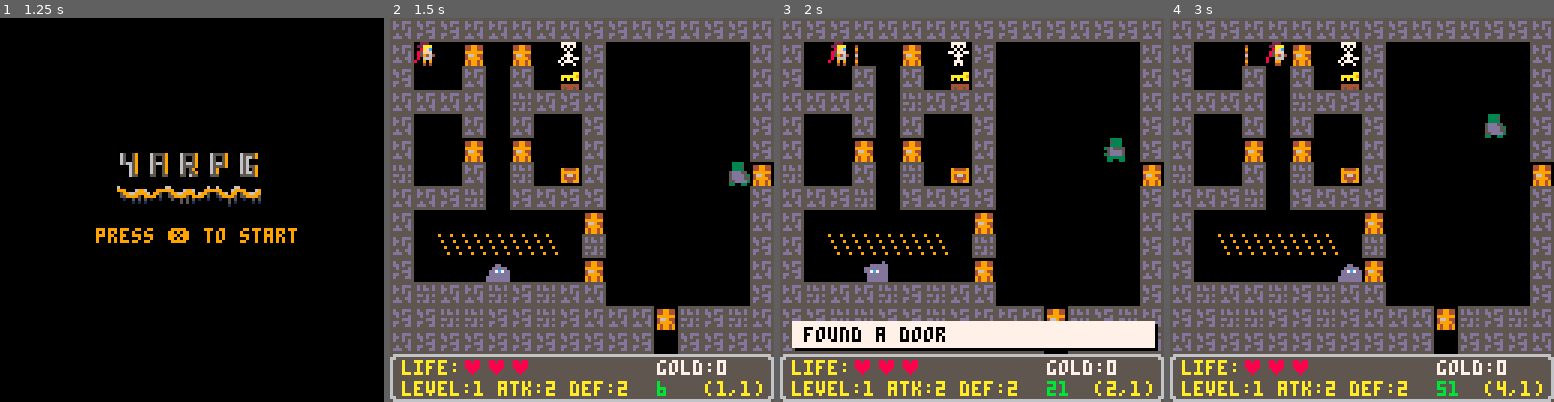
Above: before the commit, frames 1-4 (left to right).
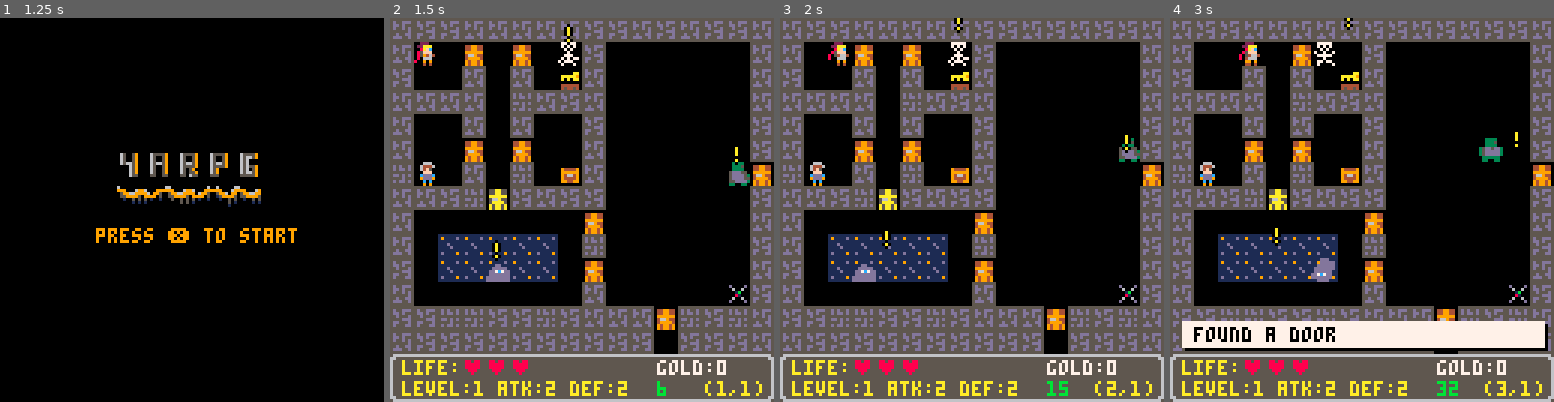
Above: after the commit, the same moments.

Repository: lauripaulo/pico8-games
Game: PICO-8 cartridge carts/yarpg/yarpg.p8
The game is run twice, just before and just after one commit, with the same random seed, the same clock (stepped at 60 frames per second) and the same inputs.
Inputs:
- Up to frame 1 (1.25 s): tap X (X key) at 0.33, 1.07 s
- Up to frame 2 (1.5 s): no input
- Up to frame 3 (2 s): hold Right from 1.6 s (still down); tap X (X key) at 1.85 s
- Up to frame 4 (3 s): release Right at 2.1 s; hold Up 2.15-2.42 s; hold Right from 2.47 s (still down); tap X (X key) at 2.97 s

Frame 1 is identical in both runs. In frame 2, 7.0% of the frame differs, in the area x 6-93%, y 1-75%; in frame 3, 15%; in frame 4, 16%, in the area x 3-99%, y 0-99%.

Commit message:
Pathfinding start.

Diff:
--- a/carts/yarpg/yarpg.p8
+++ b/carts/yarpg/yarpg.p8
@@ -80,14 +80,16 @@
 	debug={}
 
 	-- events
-	panel={}
 	msgs={}
 	hits={}
 	flts={}
 	still={}
+
+	-- sprite animations
 	mspr={23,24,25,26}
 	dspr={11,12,13,14}
 	hspr={27,28,29,30}
+
 	printh("=-=-=-=-=-=-=")
 end
 -->8
@@ -210,6 +212,9 @@
 -->8
 -- common
 
+-- path finding
+pathstk={}
+
 -- change sprite
 function anispr(s)
  local num=count(s.sprs)
@@ -361,8 +366,8 @@
 	local atk=rollatk(obj)
 	local def=rolldef(target)
 	local result=atk-def
+	local colr,sprn=10,44
 	if result>=0 then
-		local colr,sprn=10,44
 		if target==me then
 			colr=8
 			sprn=43
@@ -400,6 +405,90 @@
 function rolldef(obj)
 	return d6(2)+obj.level+obj.defense
 end
+
+function newcell(_x,_y,_from)
+	return {
+		x=_x,
+		y=_y,
+		from=_from
+	}
+end
+
+-- ob: source obj
+-- tg: target obj
+-- depth: how deep to search
+function findpath(ob,tg,depth)
+	local found=nil
+	local visited={}
+	local numcells=0
+	local cr=nil
+	-- same location
+	if ob.mapx!=tg.mapx
+	and ob.mapy!=tg.mapy
+	then
+		-- initial cell
+		push(
+			pathstk,
+			newcell(ob.mapx,ob.mapy,nil)
+		)
+		printh(ob.name.." path:")
+		while found==nil or numcells<=depth do
+			cr=pop(pathstk)
+			if (cr==nill) break
+			add(visited,cr)
+			printh("->pop cr.x="..cr.x.."/cr.y="..cr.y.."/numcells="..numcells)
+			--
+			add(
+				debug,
+				{x1=cr.x*8,y1=cr.y*8,x2=cr.x*8+7,y2=cr.y*8+7}
+			)
+			--
+			local mx,my,flg=0,0,0
+			for ds in all(directions) do
+				-- adjacent cells
+				mx=cr.x+ds[1]
+				my=cr.y+ds[2]
+				printh("direction:("..ds[1]..","..ds[2]..")")
+				local ncl=newcell(mx,my,cr)
+				-- cell visted?
+				if not findtbl(visited,ncl) then
+					printh("->not visited.")
+					-- can move?
+					flg=fget(mget(mx,my),1)
+					print("->flg:"..b2s(flg))
+					if flg then
+						-- yes, can move!
+						printh("->can move.")
+						numcells+=1
+						if tg.mapx==mx
+						and tg.mapy==my then
+							--found target!
+							found=ncl
+							break
+						end
+							push(
+								pathstk,
+								ncl
+							)
+					end
+				end
+			end
+		end
+	end
+	if (found==nil) return nil
+	local path={}
+	while cr!=nill do
+		printh("->path step mapx:"..cr.x.."/mapy:"..cr.y)
+		add(path,
+			{
+				mx=cr.x,
+				my=cr.y
+			})
+		cr=cr.from
+	end
+	return path
+end
+
 -->8
 -- mobs
 
@@ -427,10 +516,13 @@
 	if state.spawmobs then
 		mob=newmob(7,1,"skeleton")
 		add(mobs,mob)
+		addflt(mob," !",10)
 		mob=newmob(4,10,"ooze")
 		add(mobs,mob)
+		addflt(mob," !",10)
 		mob=newmob(14,6,"zombie")
 		add(mobs,mob)
+		addflt(mob," !",10)
 		state.spawmobs=false
 	end
 end
@@ -456,6 +548,7 @@
 end
 
 function think(mob)
+	findpath(mob,me)
 	for ds in all(directions) do
 		mob.tomx=ds[1]+mob.mapx
 		mob.tomy=ds[2]+mob.mapy
@@ -670,7 +763,7 @@
 
 function draw_flts()
 	for fl in all(flts) do
-		printo(fl.txt,fl.x+2,fl.y,fl.colr)
+		printo(fl.txt,fl.x-2,fl.y,fl.colr)
 	end
 end
 
@@ -791,6 +884,38 @@
 	end
 	print(txt,x,y,colr)
 end
+-->8
+-- stack and queues
+-- https://www.lexaloffle.com/bbs/?tid=3389
+
+-- stack
+push=add
+
+function pop(stack)
+    local v = stack[#stack]
+    stack[#stack]=nil
+    return v
+end
+
+function pop_discard(stack)
+    stack[#stack]=nil
+end
+
+-- fifo
+enqueue=add
+
+function dequeue(queue)
+    local v = queue[1]
+    del(queue, v)
+    return v
+end
+
+function findtbl(tbl,ob)
+	for t in all(tbl) do
+		if (t==obj) return t
+	end
+	return nil
+end
 
 
 
@@ -921,7 +1046,7 @@
 
 
 __gff__
-0001000000000000000000000000000000010000000000000000000000000000000100000500090900000000000000000000000000000000000000000000000000000000000000000000000000000000000000000000000000000000000000000000000000000000000000000000000000000000000000000000000000000000
+0001000000000000000000000000000000010000000000000000000000000000000100000500090900000000001111000000000000000000000000000000000021000000000000000000000000000000000000000000000000000000000000000000000000000000000000000000000000000000000000000000000000000000
 0000000000000000000000000000000000000000000000000000000000000000000000000000000000000000000000000000000000000000000000000000000000000000000000000000000000000000000000000000000000000003020000000302000000000000000000000000000000000000000000000000000000000000
 __map__
 0111110101010101111101110111110101010101010101010101000000000000000000000000000000000000000000000000000000000000000000000000000000000000000000000000000000000000000000000000000000000000000000000000000000000000000000000000000000000000000000000000000000000000
@@ -930,12 +1055,12 @@
 0101010100210111010000000000000101012600000100000101000000000000000000000000000000000000000000000000000000000000000000000000000000000000000000000000000000000000000000000000000000000000000000000000000000000000000000000000000000000000000000000000000000000000
 010000010001000011000000000000110101240000db00000101000000000000000000000000000000000000000000000000000000000000000000000000000000000000000000000000000000000000000000000000000000000000000000000000000000000000000000000000000000000000000000000000000000000000
 010000db00db0000010000000000001101012600000100000101000000000000000000000000000000000000000000000000000000000000000000000000000000000000000000000000000000000000000000000000000000000000000000000000000000000000000000000000000000000000000000000000000000000000
-210000010021002601000000000000db00000101010000000101000000000000000000000000000000000000000000000000000000000000000000000000000000000000000000000000000000000000000000000000000000000000000000000000000000000000000000000000000000000000000000000000000000000000
-0101112100110111110000000000001111000000000000000101000000000000000000000000000000000000000000000000000000000000000000000000000000000000000000000000000000000000000000000000000000000000000000000000000000000000000000000000000000000000000000000000000000000000
+214000010021002601000000000000db00000101010000000101000000000000000000000000000000000000000000000000000000000000000000000000000000000000000000000000000000000000000000000000000000000000000000000000000000000000000000000000000000000000000000000000000000000000
+01011121e0110111110000000000001111000000000000000101000000000000000000000000000000000000000000000000000000000000000000000000000000000000000000000000000000000000000000000000000000000000000000000000000000000000000000000000000000000000000000000000000000000000
 0100000000000000db0000000000000111000000000000000101000000000000000000000000000000000000000000000000000000000000000000000000000000000000000000000000000000000000000000000000000000000000000000000000000000000000000000000000000000000000000000000000000000000000
 0100e2e2e2e2e200210000000000001111000000000000000101000000000000000000000000000000000000000000000000000000000000000000000000000000000000000000000000000000000000000000000000000000000000000000000000000000000000000000000000000000000000000000000000000000000000
-1100000000000000db0000000000000111000000000000000101010000000000000000000000000000000000000000000000000000000000000000000000000000000000000000000000000000000000000000000000000000000000000000000000000000000000000000000000000000000000000000000000000000000000
-0121010121112101010000000000001111000000000000000101010000000000000000000000000000000000000000000000000000000000000000000000000000000000000000000000000000000000000000000000000000000000000000000000000000000000000000000000000000000000000000000000000000000000
+1100e2e2e2e2e200db0000000000000111000000000000000101010000000000000000000000000000000000000000000000000000000000000000000000000000000000000000000000000000000000000000000000000000000000000000000000000000000000000000000000000000000000000000000000000000000000
+01000000000000000100000000002d1111000000000000000101010000000000000000000000000000000000000000000000000000000000000000000000000000000000000000000000000000000000000000000000000000000000000000000000000000000000000000000000000000000000000000000000000000000000
 1111212111112111010101db2111210101010101010101010101000000000000000000000000000000000000000000000000000000000000000000000000000000000000000000000000000000000000000000000000000000000000000000000000000000000000000000000000000000000000000000000000000000000000
 0111111111111111111111001111110100000000000000000001000000000000000000000000000000000000000000000000000000000000000000000000000000000000000000000000000000000000000000000000000000000000000000000000000000000000000000000000000000000000000000000000000000000000
 0100000000000101010000000000000100000000000000000000000000000000000000000000000000000000000000000000000000000000000000000000000000000000000000000000000000000000000000000000000000000000000000000000000000000000000000000000000000000000000000000000000000000000
Not shown, changed: 32 lines of the sprite sheet (__gfx__) section of carts/yarpg/yarpg.p8
